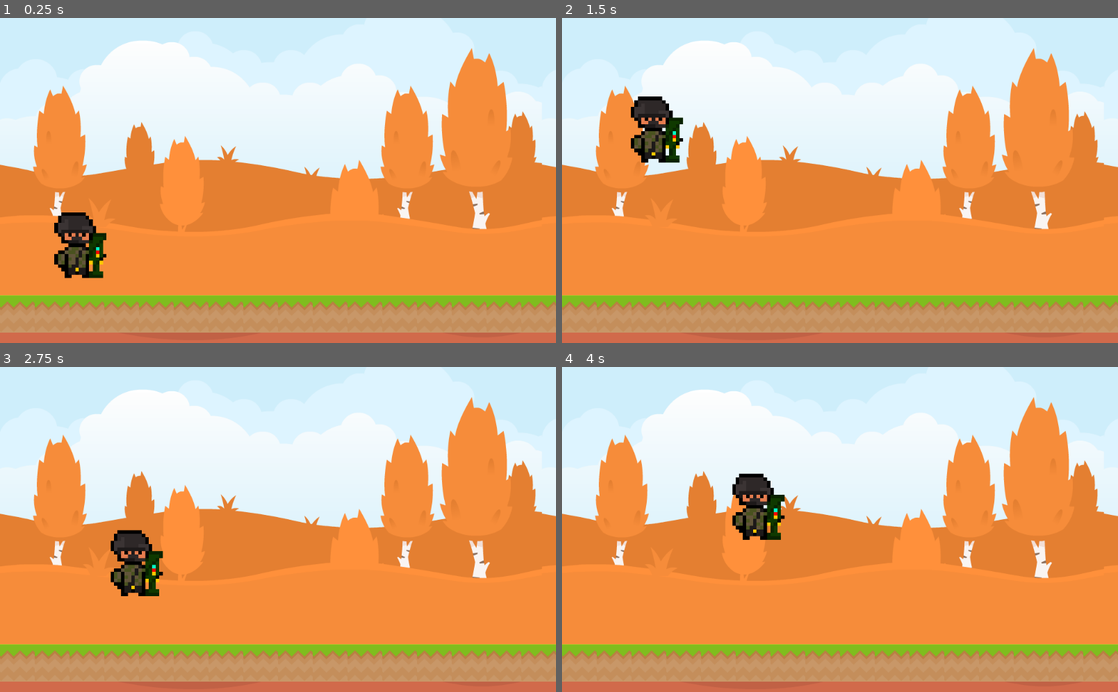
Above: before the commit, frames 1-4 (two rows, left to right).
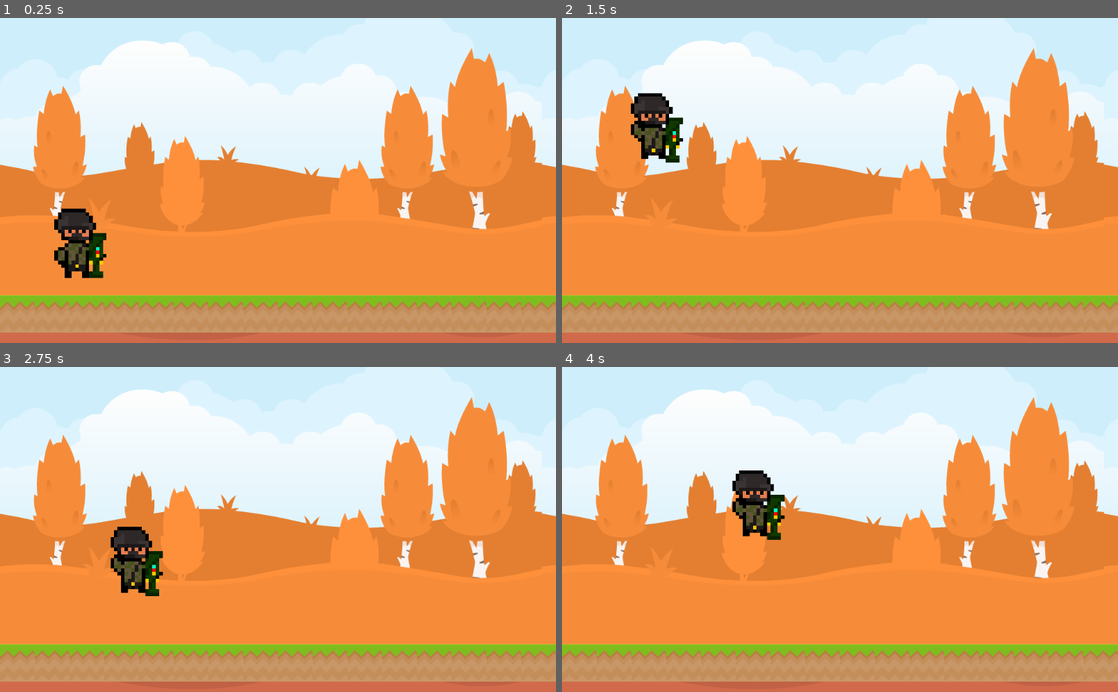
Above: after the commit, the same moments.

Repository: bsu-cs315/P2-ncbarber
Game: Godot game, scene res://src/Level.tscn
Two runs of this game, one before a commit and one after it. Both use one fixed random seed, a clock stepped at 60 frames per second and the inputs below.
Inputs:
- Up to frame 1 (0.25 s): no input
- Up to frame 2 (1.5 s): hold Space (rocket_launch) 0.53-1.28 s; hold D (right) from 0.53 s (still down); tap W (jump) at 0.77, 0.8, 1.07, 1.35 s
- Up to frame 3 (2.75 s): tap W (jump) at 1.52, 1.82, 2.3 s; tap Space (rocket_launch) at 1.55 s; release D (right) at 2.03 s; hold Left (left) from 2.03 s (still down); hold Space (rocket_launch) from 2.03 s (still down)
- Up to frame 4 (4 s): release Left (left) at 2.78 s; release Space (rocket_launch) at 2.78 s; hold D (right) from 2.78 s (still down); tap Space (rocket_launch) at 2.85 s; tap W (jump) at 3.02, 3.32 s; hold W (jump) from 3.53 s (still down)

The runs differ from the first frame. In frame 1, 0.7% of the frame differs, in the area x 9-18%, y 58-80%; in frame 2, 0.8%; in frame 3, 0.8%; in frame 4, 0.8%, in the area x 30-39%, y 31-54%.

Commit message:
Finish Animations

Diff:
--- a/project/project.godot
+++ b/project/project.godot
@@ -44,6 +44,12 @@
 "events": [ Object(InputEventKey,"resource_local_to_scene":false,"resource_name":"","device":0,"alt":false,"shift":false,"control":false,"meta":false,"command":false,"pressed":false,"scancode":32,"unicode":0,"echo":false,"script":null)
  ]
 }
+down={
+"deadzone": 0.5,
+"events": [ Object(InputEventKey,"resource_local_to_scene":false,"resource_name":"","device":0,"alt":false,"shift":false,"control":false,"meta":false,"command":false,"pressed":false,"scancode":83,"unicode":0,"echo":false,"script":null)
+, Object(InputEventKey,"resource_local_to_scene":false,"resource_name":"","device":0,"alt":false,"shift":false,"control":false,"meta":false,"command":false,"pressed":false,"scancode":16777234,"unicode":0,"echo":false,"script":null)
+ ]
+}
 
 [physics]
 
--- a/project/src/Character.gd
+++ b/project/src/Character.gd
@@ -10,14 +10,19 @@
 
 func _physics_process(delta):
 	velocity.x = 0
+
 	if Input.is_action_pressed("jump"):
 		if is_on_floor():
 			velocity.y = jumpPower
 			jumpped = true
+			$AnimatedSprite.animation = "jumping"
+			$AnimatedSprite.play()
 	elif Input.is_action_pressed("rocket_launch"):
 		if is_on_floor():
 			velocity.y = rocketJump
 			jumpped = true
+			$AnimatedSprite.animation = "jumping"
+			$AnimatedSprite.play()
 	elif Input.is_action_pressed("right"):
 		velocity.x += speed
 		if is_on_floor():
@@ -30,6 +35,13 @@
 			$AnimatedSprite.animation = "walking"
 			$AnimatedSprite.flip_h = true
 			$AnimatedSprite.play()
+	elif Input.is_action_pressed("down"):
+		if is_on_floor() and velocity.x == 0:
+			$AnimatedSprite.animation = "ducking"
+			$AnimatedSprite.play()
+	elif velocity.x == 0 and is_on_floor():
+		$AnimatedSprite.animation = "idle"
+		$AnimatedSprite.play()
 
 	velocity.y += gravity * delta
 	if jumpped and is_on_floor():
--- a/project/src/Character.tscn
+++ b/project/src/Character.tscn
@@ -9,17 +9,22 @@
 
 [sub_resource type="SpriteFrames" id=1]
 animations = [ {
+"frames": [ ExtResource( 1 ) ],
+"loop": true,
+"name": "idle",
+"speed": 5.0
+}, {
 "frames": [ ExtResource( 1 ), ExtResource( 2 ), ExtResource( 3 ) ],
 "loop": true,
 "name": "walking",
 "speed": 5.0
 }, {
-"frames": [ ExtResource( 1 ), ExtResource( 5 ) ],
+"frames": [ ExtResource( 5 ) ],
 "loop": true,
 "name": "ducking",
 "speed": 5.0
 }, {
-"frames": [ ExtResource( 1 ), ExtResource( 6 ) ],
+"frames": [ ExtResource( 6 ) ],
 "loop": true,
 "name": "jumping",
 "speed": 5.0
@@ -35,8 +40,7 @@
 position = Vector2( -1.7803, 1.77881 )
 scale = Vector2( 0.2, 0.2 )
 frames = SubResource( 1 )
-animation = "ducking"
-frame = 1
+animation = "idle"
 
 [node name="CollisionShape2D" type="CollisionShape2D" parent="."]
 position = Vector2( -0.21228, 0.612473 )
